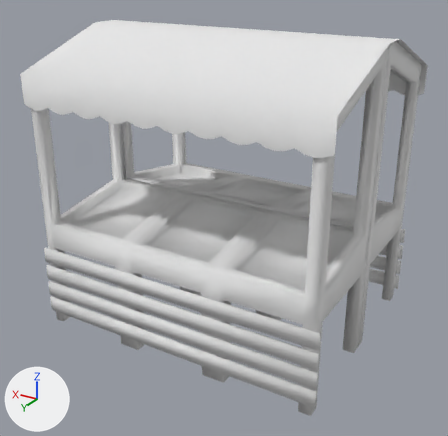
The OBJ model GlobalGameJam2020/Assets/Art/Models/PatisserieTable.obj as it was, and as the next commit left it.
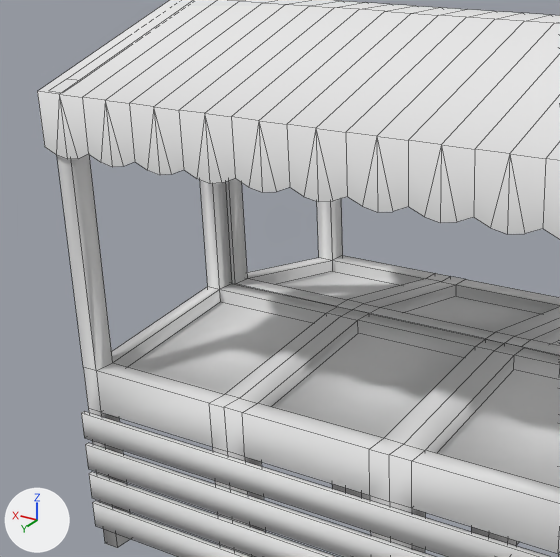
The first picture shows the older version from a 50 mm lens placed at (-1.21, 5.0, 2.87), pointed at (1.16, 1.05, 0.9). The close-ups show both versions on the part from 0% to 68% of the width and 6% to 75% of the height of that picture. Every picture has the same lights, and +X, +Y and +Z are marked at lower left. The close-ups show mesh edges as thin lines. Where no turn or scale is listed for an object, it has been applied to the vertices.

Names of what the first close-up shows: 'Patisserie_Table'.
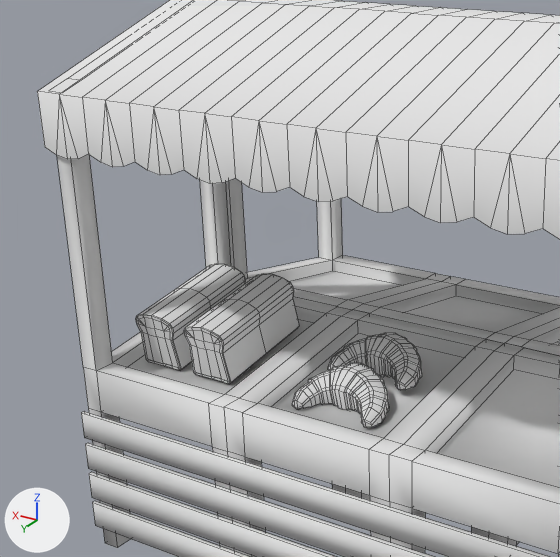
Boxes (x1, y1, x2, y2) around the edits, measured in the close-ups (560 x 557 px):
part 1 of me_patisserie_table, added
    after: (292, 363, 389, 428)
part 2 of me_patisserie_table, added
    after: (328, 333, 422, 390)
part 3 of me_patisserie_table, added
    after: (184, 274, 299, 384)
part 4 of me_patisserie_table, added
    after: (136, 264, 245, 370)

Diff of the bpy script that builds the scene:
```diff
--- a/GlobalGameJam2020/Assets/Art/Models/PatisserieTable.obj.py
+++ b/GlobalGameJam2020/Assets/Art/Models/PatisserieTable.obj.py
@@ me_patisserie_table @@
 # used by ob_patisserie_table; location = (0.0, 0.0, 0.0)
-me_patisserie_table.from_pydata(...)  # 558 vertices, 520 faces; spans x -0.04..2.38, y -0.02..1.87, z 0.0..2.34
+me_patisserie_table.from_pydata(...)  # 1466 vertices, 1432 faces; spans x -0.04..2.38, y -0.02..1.87, z 0.0..2.34
+# me_patisserie_table part 1: a new loose piece of 310 vertices spanning x 0.98..1.39, y 1.38..1.66, z 0.84..1.01, in mat_wire_135059008 (white #e7e7e7)
+# me_patisserie_table part 2: a new loose piece of 310 vertices spanning x 0.98..1.39, y 1.12..1.4, z 0.89..1.06, in mat_wire_135059008 (white #e7e7e7)
+# me_patisserie_table part 3: a new loose piece of 144 vertices spanning x 1.72..1.93, y 1.11..1.65, z 0.85..1.19, in mat_wire_135059008 (white #e7e7e7)
+# me_patisserie_table part 4: a new loose piece of 144 vertices spanning x 1.99..2.2, y 1.11..1.65, z 0.85..1.19, in mat_wire_135059008 (white #e7e7e7)
 me_patisserie_table.materials.append(mat_wire_135059008)
```
